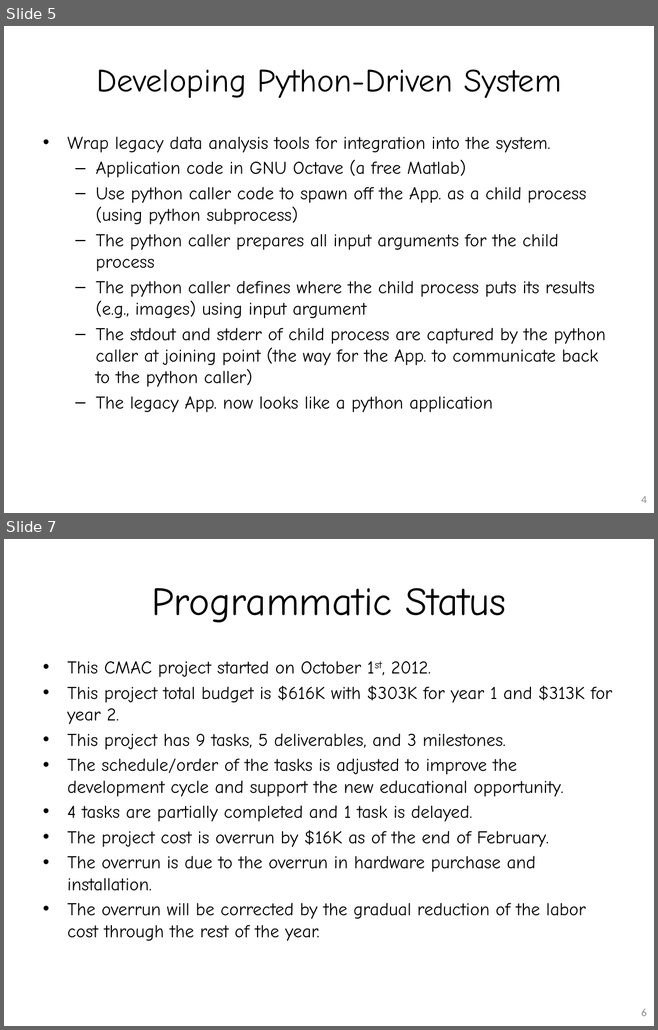
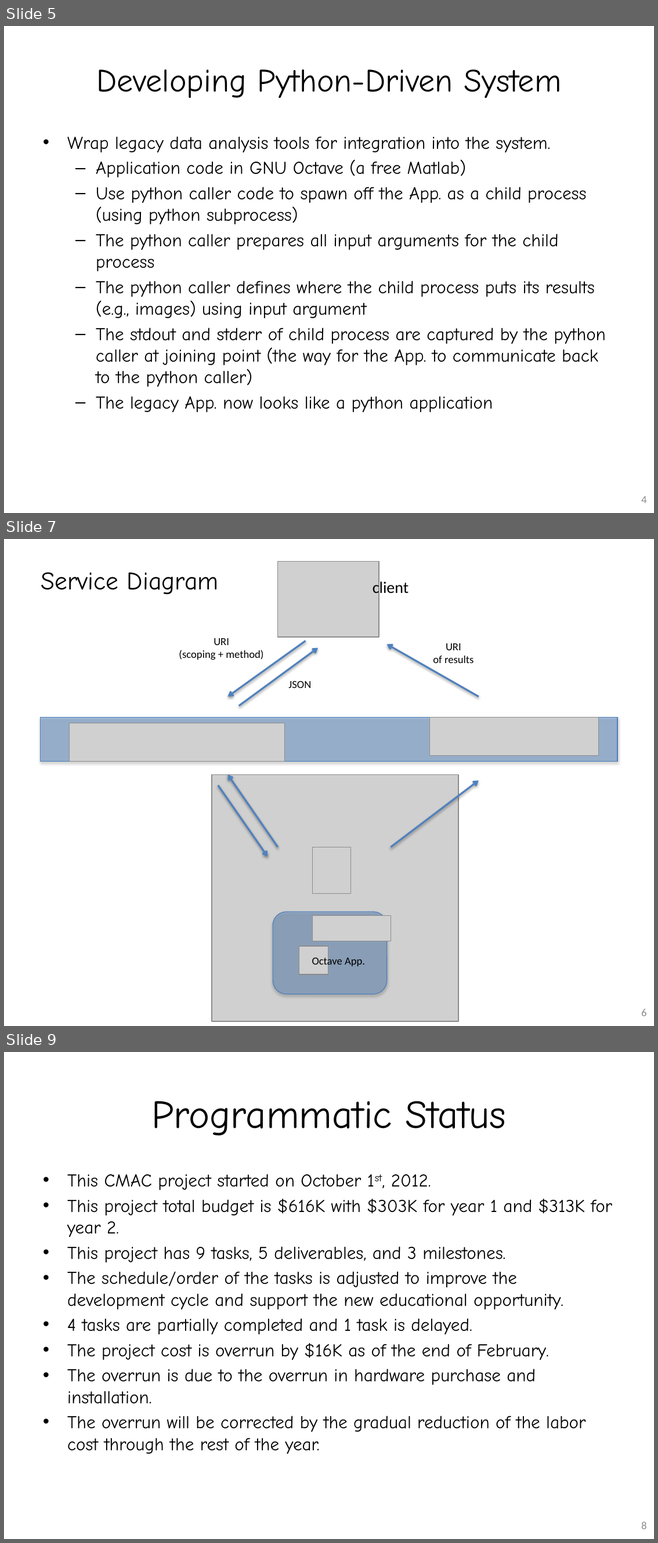
Before and after one commit to flytosky/JPL-WebService, a slide deck: doc/CMAC_Lee_First_Interim_Report.pptx. Shown one above the other, each under a label of ours: slides 5 and 7 before the commit, slides 5, 7 and 9 after it; the slides between them are not shown. The pictures are 658x1030 and 658x1543 pixels, drawn with LibreOffice and Linux fonts; fonts in the diff are those of the drawing; grey boxes stand for pictures. Boxes give left, top, right and bottom in pixels: in the first picture for what was removed or moved away, otherwise in the second. Text is boxed around its words. In the diff, an @@ line names an element or a change of style, - is before the commit and + after.

Commit message:
update with service diagram, vituralization slides

```diff
--- a/doc/CMAC_Lee_First_Interim_Report.pptx
+++ b/doc/CMAC_Lee_First_Interim_Report.pptx
@@ slide 7 added at [4, 539, 654, 1026], background #FFFFFF @@
@@ title added at [41, 572, 219, 595], 28 pt, text #000000 @@
+Service Diagram
@@ picture added at [278, 561, 379, 637] @@
@@ text added at [372, 580, 408, 597], 18 pt, text #000000 @@
+client
@@ text added at [179, 638, 263, 660], 12 pt, text #000000 @@
+URI
+(scoping + method)
@@ arrow added from (306, 641) to (227, 697), #4F81BD 2 pt @@
@@ arrow added from (238, 706) to (318, 648), #4F81BD 2 pt @@
@@ arrow added from (478, 697) to (387, 644), #4F81BD 2 pt @@
@@ text added at [433, 643, 473, 663], 12 pt, text #000000 @@
+URI
+of results
@@ text added at [288, 681, 311, 688], 12 pt, text #000000 @@
+JSON
@@ rectangle added at [41, 718, 617, 762], fill #4F81BD at 47% opacity, outline #4B7EBC 0.75 pt @@
@@ picture added at [70, 723, 285, 762] @@
@@ picture added at [430, 718, 598, 756] @@
@@ arrow added from (278, 847) to (227, 775), #4F81BD 2 pt @@
@@ arrow added from (390, 847) to (478, 781), #4F81BD 2 pt @@
@@ arrow added from (217, 785) to (268, 857), #4F81BD 2 pt @@
@@ group added at [212, 775, 459, 1022]: 4 pictures, 1 rounded rectangle, 1 text @@
+Octave App.
@@ page number added at [641, 1009, 646, 1016], 12 pt, text #8C8C8C @@
+6
@@ what was slide 7 is now slide 9 @@
@@ page number at [641, 1522, 646, 1529]: text changed @@
-6
+8
```
Also in this commit, not shown: 1 slide changed, 1 other slide added.
